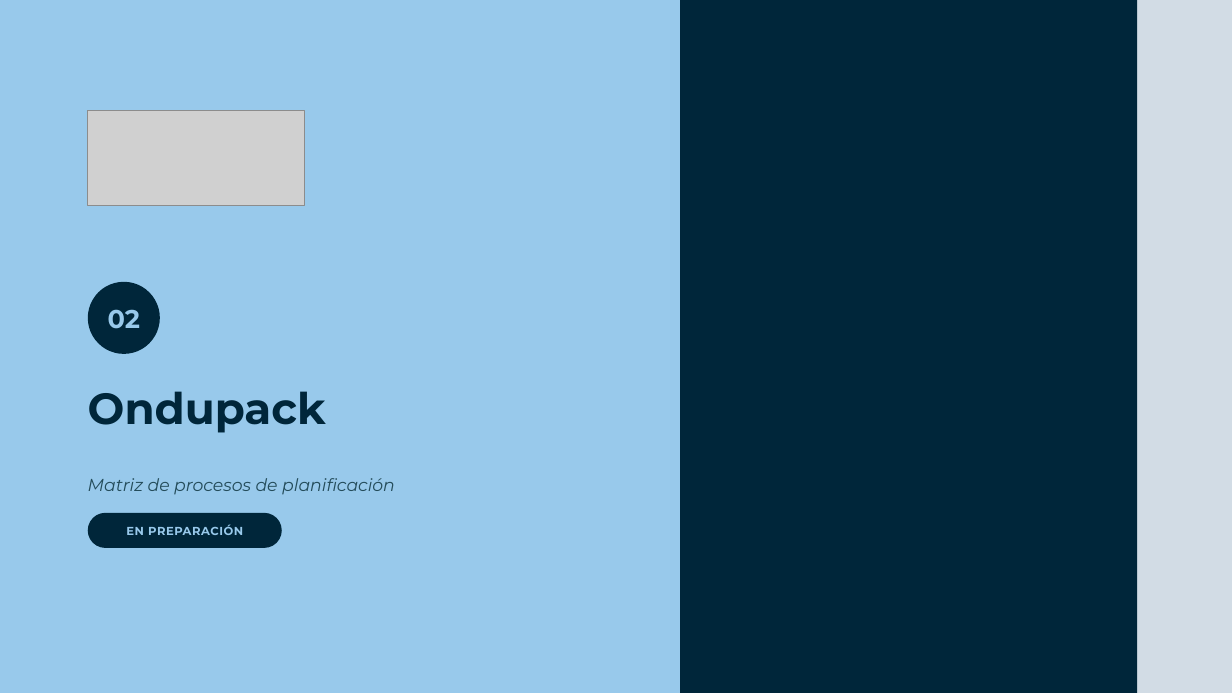
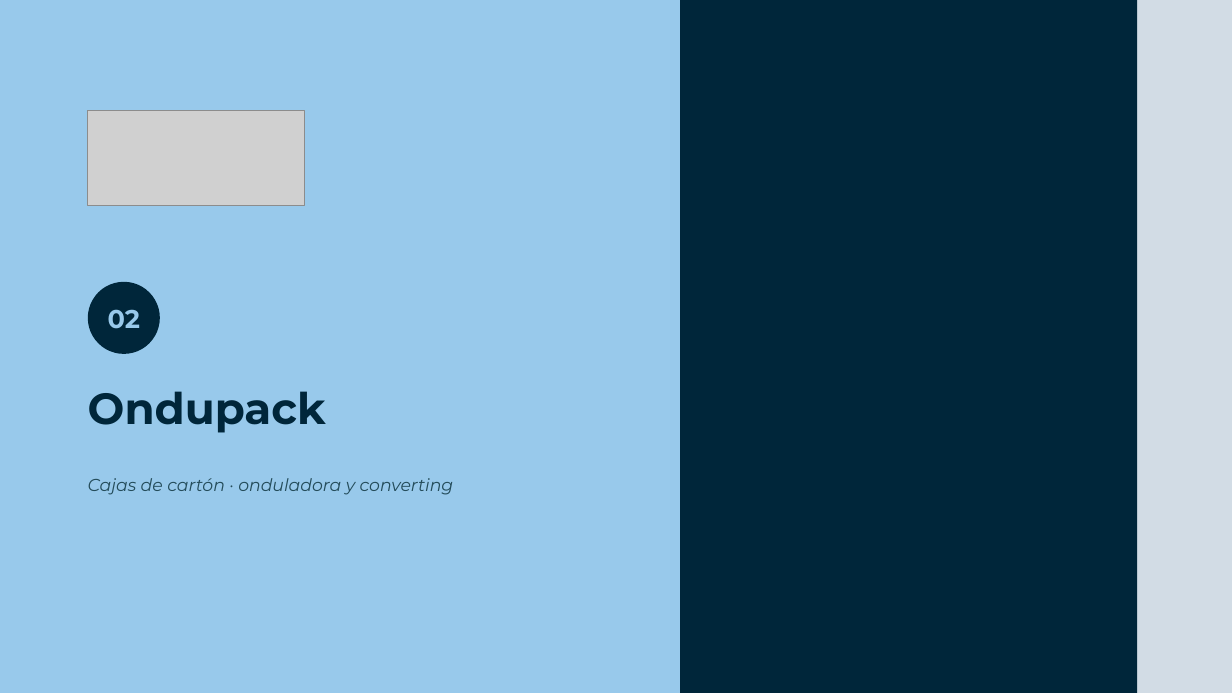
Before and after one commit to Enrique24799/AGSA, a slide deck: slide 5 of presentaciones/Planificacion_Packaging_CL.pptx. Drawn at 1232x693 pixels with LibreOffice and Linux fonts; fonts in the diff are those of the drawing; grey boxes stand for pictures; background and template pictures are left out. Boxes give left, top, right and bottom in pixels: in the first picture for what was removed or moved away, otherwise in the second. Text is boxed around its words. In the diff, an @@ line names an element or a change of style, - is before the commit and + after.

```diff
--- a/presentaciones/Planificacion_Packaging_CL.pptx
+++ b/presentaciones/Planificacion_Packaging_CL.pptx
@@ text at <box>88,478,454,495</box>: text changed @@
-Matriz de procesos de planificación
+Cajas de cartón · onduladora y converting
@@ rounded rectangle removed at <box>88,513,282,548</box> @@
-EN PREPARACIÓN
```
Also in this commit, not shown: 2 other slides changed, 2 slides added.
